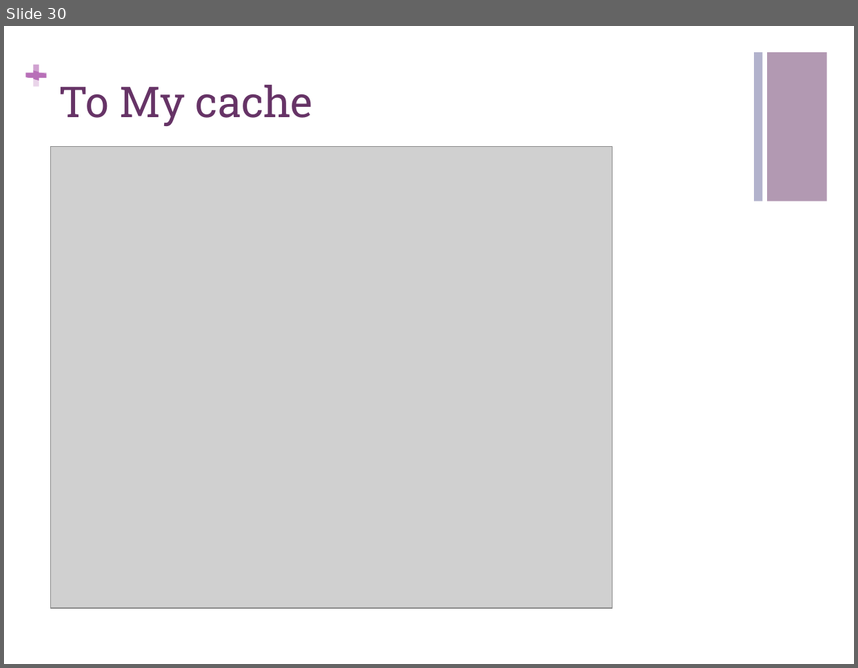
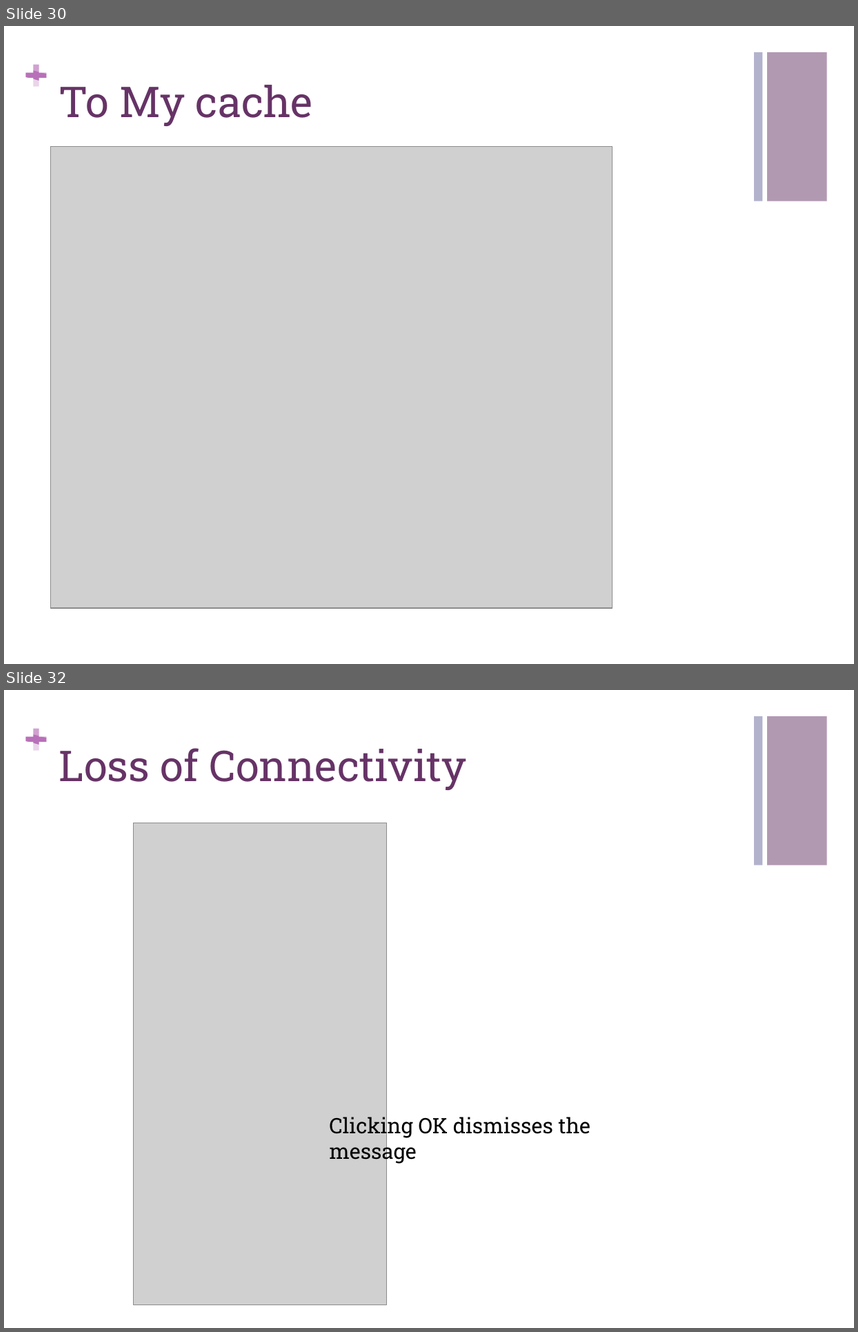
Before and after one commit to CMPUT301F14T05/CorgFu, a slide deck: StoryboardPresentation.pptx. Shown one above the other, each under a label of ours: slide 30 before the commit, slides 30 and 32 after it; the slides between them are not shown. The pictures are 858x668 and 858x1332 pixels, drawn with LibreOffice and Linux fonts; fonts in the diff are those of the drawing; grey boxes stand for pictures. Boxes give left, top, right and bottom in pixels: in the first picture for what was removed or moved away, otherwise in the second. Text is boxed around its words. In the diff, an @@ line names an element or a change of style, - is before the commit and + after.

Commit message:
adds a connectivity message and some clarity tweaks to the storyboard

```diff
--- a/StoryboardPresentation.pptx
+++ b/StoryboardPresentation.pptx
@@ slide 32 added at (4, 690, 854, 1328), background #FFFFFF; not listed: 7 template elements that a slide beside it also shows @@
@@ title added at (59, 748, 466, 790), 36 pt, text #663366 @@
+Loss of Connectivity
@@ picture added at (133, 822, 386, 1304) @@
@@ text added at (329, 1114, 590, 1164), 18 pt, text #000000 @@
+Clicking OK dismisses the message
```
Also in this commit, not shown: 8 slides changed, 1 other file.
